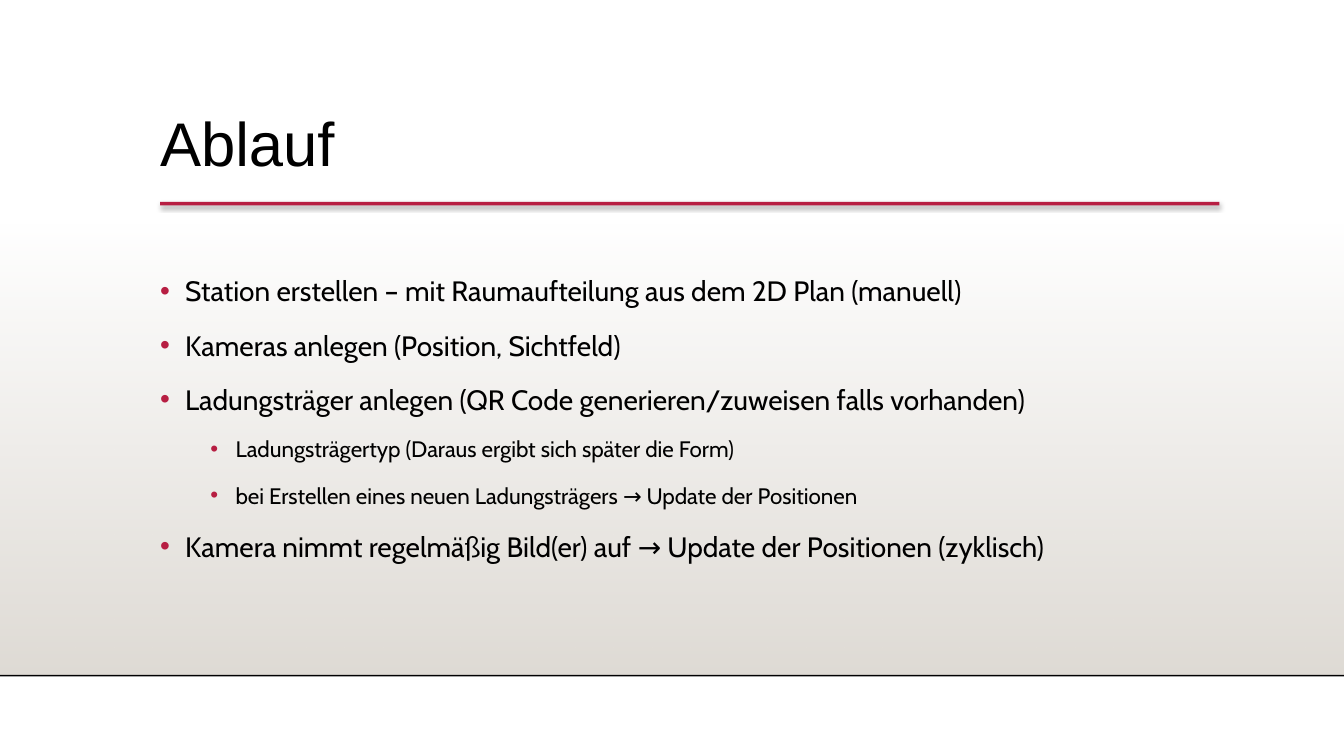
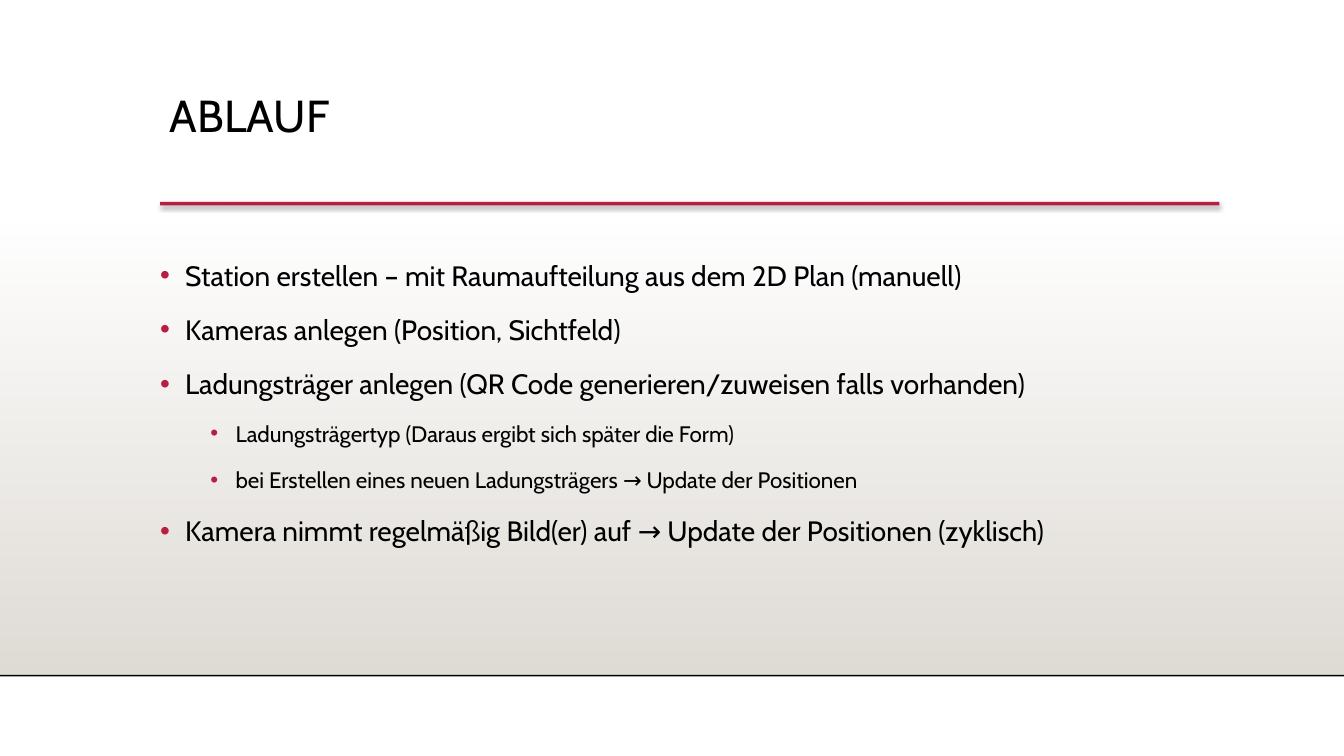
Before and after one commit to FeFi7/CarrierTracking, a slide deck: slide 4 of Dokumentation/MeilensteinPraesentation.pptx. Drawn at 1344x756 pixels with LibreOffice and Linux fonts; fonts in the diff are those of the drawing; background and template pictures are left out. Boxes give left, top, right and bottom in pixels: in the first picture for what was removed or moved away, otherwise in the second. Text is boxed around its words. In the diff, an @@ line names an element or a change of style, - is before the commit and + after.

```diff
--- a/Dokumentation/MeilensteinPraesentation.pptx
+++ b/Dokumentation/MeilensteinPraesentation.pptx
@@ text "ABLAUF" at [170,100,330,133]: vertical alignment middle to top @@
@@ text at [170,100,330,133]: text changed; size 44 to 32 pt; font Arial to Cabin @@
-Ablauf
+ABLAUF
@@ subtitle "Station erstellen – mit Raumaufteilung ...": place and size @@
-subtitle "Station erstellen – mit Raumaufteilung ..." at [185,280,1044,563]
+subtitle "Station erstellen – mit Raumaufteilung ..." at [185,265,1044,548]
```
Also in this commit, not shown: 3 other slides changed, 2 slides removed.
